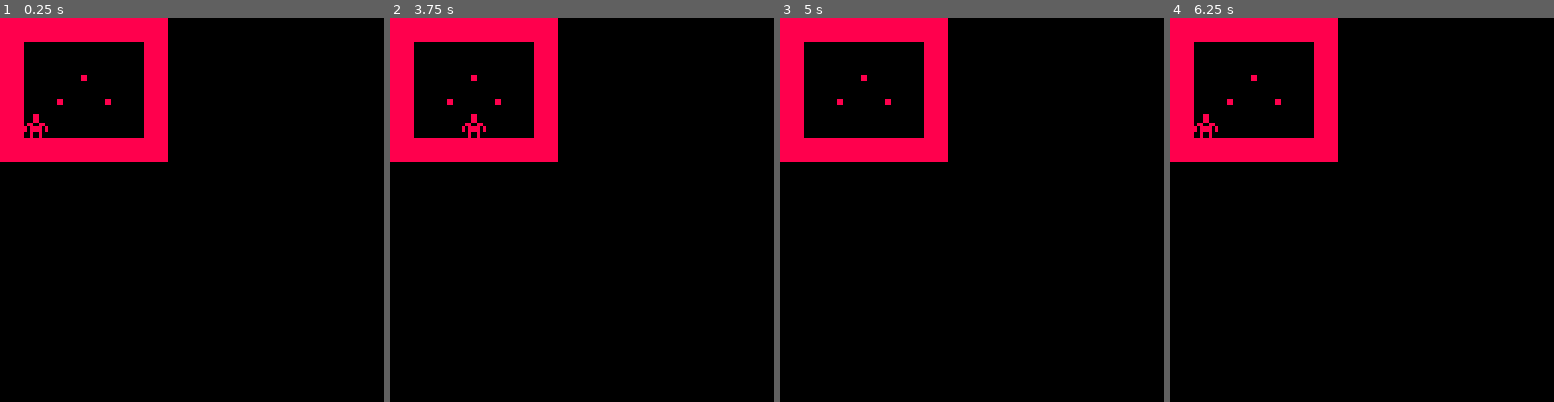
Above: before the commit, frames 1-4 (left to right).
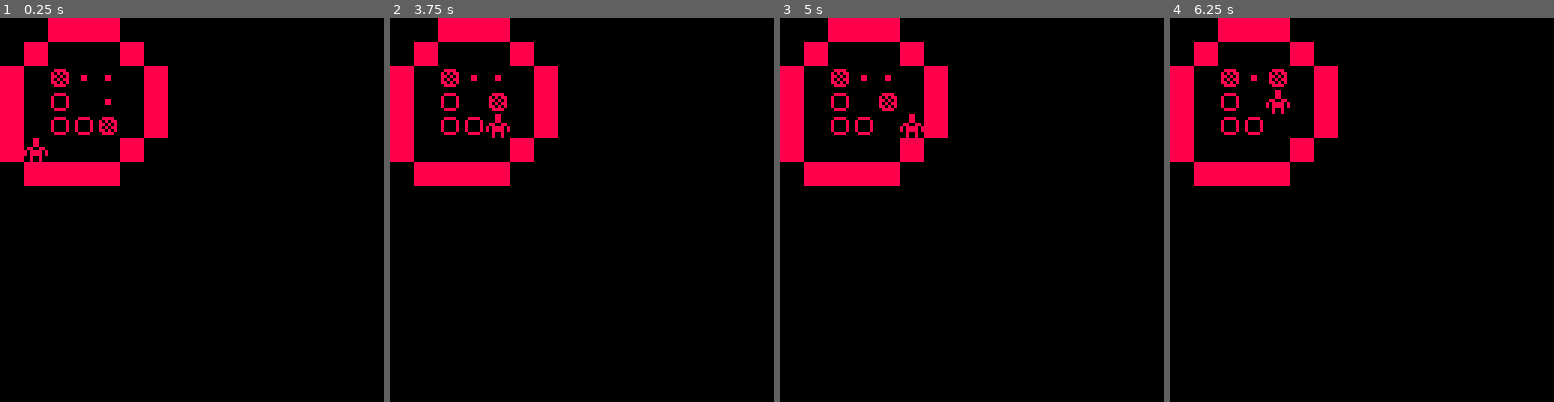
Above: after the commit, the same moments.

Repository: monsieurluge/pico8
Game: PICO-8 cartridge test.p8
The game is run twice, just before and just after one commit, with the same random seed, the same clock (stepped at 60 frames per second) and the same inputs.
Inputs:
- Up to frame 1 (0.25 s): no input
- Up to frame 2 (3.75 s): hold Left 1.97-2.37 s; hold Down 2.42-2.82 s; hold Right 2.87-3.53 s; hold Up from 3.58 s (still down)
- Up to frame 3 (5 s): release Up at 4.08 s; hold Right 4.13-4.53 s; hold Down from 4.58 s (still down)
- Up to frame 4 (6.25 s): release Down at 5.08 s; hold Left 5.13-5.8 s; hold Up 5.85-6.18 s; hold Left from 6.23 s (still down)

The runs differ from the first frame. In frame 1, 7.3% of the frame differs, in the area x 0-44%, y 0-44%; in frame 2, 7.5%; in frame 3, 7.4%; in frame 4, 7.6%.

Commit message:
make something horrible

Diff:
--- a/test.p8
+++ b/test.p8
@@ -10,30 +10,30 @@
 function _update()
   if btnp(0) then
     move(
-      level,
-      level.player.position,
-      {x=-1,y=0}
+      level.player,
+      {x=-1,y=0},
+      level
     )
   end
   if btnp(1) then
     move(
-      level,
-      level.player.position,
-      {x=1,y=0}
+      level.player,
+      {x=1,y=0},
+      level
     )
   end
   if btnp(2) then
     move(
-      level,
-      level.player.position,
-      {x=0,y=-1}
+      level.player,
+      {x=0,y=-1},
+      level
     )
   end
   if btnp(3) then
     move(
-      level,
-      level.player.position,
-      {x=0,y=1}
+      level.player,
+      {x=0,y=1},
+      level
     )
   end
 end
@@ -41,7 +41,7 @@
 function _draw()
   cls()
   draw_level(level)
-  draw_player(level.player.position)
+  draw_player(level.player)
 end
 
 -- levels ---------------------
@@ -55,7 +55,7 @@
     level.x = 0
     level.y = 0
     level.width = 7
-    level.height = 6
+    level.height = 7
   end
 
   self:content(level)
@@ -71,26 +71,51 @@
       local tile = mget(x,y)
       if tile == 1 then
         level.player = {
+          player = true,
           position = {x=x,y=y}
         }
       end
-      if tile == 4 then
+      if tile == 2 then
+        level.content[x][y] = {
+          sprite = 2,
+          player = false,
+          moveable = true,
+          traversable = false,
+          wall = false,
+          position = {x=x,y=y}
+        }
+      elseif tile == 3 then
+        level.content[x][y] = {
+          sprite = 3,
+          player = false,
+          moveable = true,
+          traversable = false,
+          wall = false,
+          position = {x=x,y=y}
+        }
+      elseif tile == 4 then
         level.content[x][y] = {
           sprite = 4,
+          player = false,
           moveable = false,
-          traversable = true
+          traversable = true,
+          wall = false
         }
       elseif tile == 5 then
         level.content[x][y] = {
           sprite = 5,
+          player = false,
           moveable = false,
-          traversable = false
+          traversable = false,
+          wall = true
         }
       else
         level.content[x][y] = {
           sprite = 0,
+          player = false,
           moveable = false,
-          traversable = true
+          traversable = true,
+          wall = false
         }
       end
     end
@@ -108,19 +133,84 @@
   end
 end
 
-function draw_player(pos)
-  spr(1,pos.x * 8,pos.y * 8)
-end
-
-function move(level,pos,delta)
-  if can_move(level,pos,delta) then
-    level.player.position.x += delta.x
-    level.player.position.y += delta.y
-  end
-end
-
-function can_move(level,pos,delta)
-  return true
+function draw_player(player)
+  spr(
+    1,
+    player.position.x * 8,
+    player.position.y * 8
+  )
+end
+
+function move(sprite,delta,level)
+  if can_move(sprite,delta,level) then
+    if sprite.player then
+      sprite.position.x += delta.x
+      sprite.position.y += delta.y
+    else
+      local next = next_tile(sprite.position,delta,level)
+      if next.sprite == 4 then
+        sprite.sprite = 3
+        level.content[sprite.position.x][sprite.position.y] = {
+          sprite = 0,
+          player = false,
+          moveable = false,
+          traversable = true,
+          wall = false
+        }
+      else
+        sprite.sprite = 2
+        level.content[sprite.position.x][sprite.position.y] = {
+          sprite = 4,
+          player = false,
+          moveable = false,
+          traversable = true,
+          wall = false
+        }
+      end
+      sprite.position.x += delta.x
+      sprite.position.y += delta.y
+      level.content[sprite.position.x][sprite.position.y] = sprite
+    end
+  end
+end
+
+function can_move(sprite,delta,level)
+  local pos = sprite.position
+  local nextpos = {
+    x = pos.x + delta.x,
+    y = pos.y + delta.y
+  }
+  if nextpos.x < 0
+  or nextpos.x > level.width - 1
+  or nextpos.y < 0
+  or nextpos.y > level.height - 1
+  then
+    return false
+  end
+  local next = next_tile(pos,delta,level)
+  if next.wall then
+    return false
+  end
+  if next.traversable then
+    return true
+  end
+  if next.moveable then
+    if not sprite.player then
+      return false
+    end
+    if can_move(next,delta,level) then
+      move(next,delta,level)
+      return true
+    else
+      return false
+    end
+  else
+    return true
+  end
+end
+
+function next_tile(position,delta,level)
+  return level.content[position.x + delta.x][position.y + delta.y]
 end
 __gfx__
 00000000000880000000000000000000000000008888888800000000000000000000000000000000000000000000000000000000000000000000000000000000
@@ -256,165 +346,165 @@
 0000000000000000000000000000000000000000000000000000000000000000000000000000000000000000000000000000000000000000000000000000000000000000000000000000000000000000000000000000000000000000000000000000000000000000000000000000000000000000000000000000000000000000
 0000000000000000000000000000000000000000000000000000000000000000000000000000000000000000000000000000000000000000000000000000000000000000000000000000000000000000000000000000000000000000000000000000000000000000000000000000000000000000000000000000000000000000
 __map__
-0505050505050500000000000000000000000000000000000000000000000000000000000000000000000000000000000000000000000000000000000000000000000000000000000000000000000000000000000000000000000000000000000000000000000000000000000000000000000000000000000000000000000000
-0500000000000500000000000000000000000000000000000000000000000000000000000000000000000000000000000000000000000000000000000000000000000000000000000000000000000000000000000000000000000000000000000000000000000000000000000000000000000000000000000000000000000000
-0500020402000500000000000000000000000000000000000000000000000000000000000000000000000000000000000000000000000000000000000000000000000000000000000000000000000000000000000000000000000000000000000000000000000000000000000000000000000000000000000000000000000000
-0500040204000500000000000000000000000000000000000000000000000000000000000000000000000000000000000000000000000000000000000000000000000000000000000000000000000000000000000000000000000000000000000000000000000000000000000000000000000000000000000000000000000000
-0501000000000500000000000000000000000000000000000000000000000000000000000000000000000000000000000000000000000000000000000000000000000000000000000000000000000000000000000000000000000000000000000000000000000000000000000000000000000000000000000000000000000000
-0505050505050500000000000000000000000000000000000000000000000000000000000000000000000000000000000000000000000000000000000000000000000000000000000000000000000000000000000000000000000000000000000000000000000000000000000000000000000000000000000000000000000000
-0000000000000000000000000000000000000000000000000000000000000000000000000000000000000000000000000000000000000000000000000000000000000000000000000000000000000000000000000000000000000000000000000000000000000000000000000000000000000000000000000000000000000000
-0000000000000000000000000000000000000000000000000000000000000000000000000000000000000000000000000000000000000000000000000000000000000000000000000000000000000000000000000000000000000000000000000000000000000000000000000000000000000000000000000000000000000000
-0000000000000000000000000000000000000000000000000000000000000000000000000000000000000000000000000000000000000000000000000000000000000000000000000000000000000000000000000000000000000000000000000000000000000000000000000000000000000000000000000000000000000000
-0000000000000000000000000000000000000000000000000000000000000000000000000000000000000000000000000000000000000000000000000000000000000000000000000000000000000000000000000000000000000000000000000000000000000000000000000000000000000000000000000000000000000000
-0000000000000000000000000000000000000000000000000000000000000000000000000000000000000000000000000000000000000000000000000000000000000000000000000000000000000000000000000000000000000000000000000000000000000000000000000000000000000000000000000000000000000000
-0000000000000000000000000000000000000000000000000000000000000000000000000000000000000000000000000000000000000000000000000000000000000000000000000000000000000000000000000000000000000000000000000000000000000000000000000000000000000000000000000000000000000000
-0000000000000000000000000000000000000000000000000000000000000000000000000000000000000000000000000000000000000000000000000000000000000000000000000000000000000000000000000000000000000000000000000000000000000000000000000000000000000000000000000000000000000000
-0000000000000000000000000000000000000000000000000000000000000000000000000000000000000000000000000000000000000000000000000000000000000000000000000000000000000000000000000000000000000000000000000000000000000000000000000000000000000000000000000000000000000000
-0000000000000000000000000000000000000000000000000000000000000000000000000000000000000000000000000000000000000000000000000000000000000000000000000000000000000000000000000000000000000000000000000000000000000000000000000000000000000000000000000000000000000000
-0000000000000000000000000000000000000000000000000000000000000000000000000000000000000000000000000000000000000000000000000000000000000000000000000000000000000000000000000000000000000000000000000000000000000000000000000000000000000000000000000000000000000000
-0000000000000000000000000000000000000000000000000000000000000000000000000000000000000000000000000000000000000000000000000000000000000000000000000000000000000000000000000000000000000000000000000000000000000000000000000000000000000000000000000000000000000000
-0000000000000000000000000000000000000000000000000000000000000000000000000000000000000000000000000000000000000000000000000000000000000000000000000000000000000000000000000000000000000000000000000000000000000000000000000000000000000000000000000000000000000000
-0000000000000000000000000000000000000000000000000000000000000000000000000000000000000000000000000000000000000000000000000000000000000000000000000000000000000000000000000000000000000000000000000000000000000000000000000000000000000000000000000000000000000000
-0000000000000000000000000000000000000000000000000000000000000000000000000000000000000000000000000000000000000000000000000000000000000000000000000000000000000000000000000000000000000000000000000000000000000000000000000000000000000000000000000000000000000000
-0000000000000000000000000000000000000000000000000000000000000000000000000000000000000000000000000000000000000000000000000000000000000000000000000000000000000000000000000000000000000000000000000000000000000000000000000000000000000000000000000000000000000000
-0000000000000000000000000000000000000000000000000000000000000000000000000000000000000000000000000000000000000000000000000000000000000000000000000000000000000000000000000000000000000000000000000000000000000000000000000000000000000000000000000000000000000000
-0000000000000000000000000000000000000000000000000000000000000000000000000000000000000000000000000000000000000000000000000000000000000000000000000000000000000000000000000000000000000000000000000000000000000000000000000000000000000000000000000000000000000000
-0000000000000000000000000000000000000000000000000000000000000000000000000000000000000000000000000000000000000000000000000000000000000000000000000000000000000000000000000000000000000000000000000000000000000000000000000000000000000000000000000000000000000000
-0000000000000000000000000000000000000000000000000000000000000000000000000000000000000000000000000000000000000000000000000000000000000000000000000000000000000000000000000000000000000000000000000000000000000000000000000000000000000000000000000000000000000000
-0000000000000000000000000000000000000000000000000000000000000000000000000000000000000000000000000000000000000000000000000000000000000000000000000000000000000000000000000000000000000000000000000000000000000000000000000000000000000000000000000000000000000000
-0000000000000000000000000000000000000000000000000000000000000000000000000000000000000000000000000000000000000000000000000000000000000000000000000000000000000000000000000000000000000000000000000000000000000000000000000000000000000000000000000000000000000000
-0000000000000000000000000000000000000000000000000000000000000000000000000000000000000000000000000000000000000000000000000000000000000000000000000000000000000000000000000000000000000000000000000000000000000000000000000000000000000000000000000000000000000000
-0000000000000000000000000000000000000000000000000000000000000000000000000000000000000000000000000000000000000000000000000000000000000000000000000000000000000000000000000000000000000000000000000000000000000000000000000000000000000000000000000000000000000000
-0000000000000000000000000000000000000000000000000000000000000000000000000000000000000000000000000000000000000000000000000000000000000000000000000000000000000000000000000000000000000000000000000000000000000000000000000000000000000000000000000000000000000000
-0000000000000000000000000000000000000000000000000000000000000000000000000000000000000000000000000000000000000000000000000000000000000000000000000000000000000000000000000000000000000000000000000000000000000000000000000000000000000000000000000000000000000000
-0000000000000000000000000000000000000000000000000000000000000000000000000000000000000000000000000000000000000000000000000000000000000000000000000000000000000000000000000000000000000000000000000000000000000000000000000000000000000000000000000000000000000000
-…(130 lines of a section not shown)…
+0000050505000000000000000000000000000000000000000000000000000000000000000000000000000000000000000000000000000000000000000000000000000000000000000000000000000000000000000000000000000000000000000000000000000000000000000000000000000000000000000000000000000000
+0005000000050000000000000000000000000000000000000000000000000000000000000000000000000000000000000000000000000000000000000000000000000000000000000000000000000000000000000000000000000000000000000000000000000000000000000000000000000000000000000000000000000000
+0500030404000500000000000000000000000000000000000000000000000000000000000000000000000000000000000000000000000000000000000000000000000000000000000000000000000000000000000000000000000000000000000000000000000000000000000000000000000000000000000000000000000000
+0500020004000500000000000000000000000000000000000000000000000000000000000000000000000000000000000000000000000000000000000000000000000000000000000000000000000000000000000000000000000000000000000000000000000000000000000000000000000000000000000000000000000000
+0500020203000500000000000000000000000000000000000000000000000000000000000000000000000000000000000000000000000000000000000000000000000000000000000000000000000000000000000000000000000000000000000000000000000000000000000000000000000000000000000000000000000000
+0501000000050000000000000000000000000000000000000000000000000000000000000000000000000000000000000000000000000000000000000000000000000000000000000000000000000000000000000000000000000000000000000000000000000000000000000000000000000000000000000000000000000000
+0005050505000000000000000000000000000000000000000000000000000000000000000000000000000000000000000000000000000000000000000000000000000000000000000000000000000000000000000000000000000000000000000000000000000000000000000000000000000000000000000000000000000000
+0000000000000000000000000000000000000000000000000000000000000000000000000000000000000000000000000000000000000000000000000000000000000000000000000000000000000000000000000000000000000000000000000000000000000000000000000000000000000000000000000000000000000000
+0000000000000000000000000000000000000000000000000000000000000000000000000000000000000000000000000000000000000000000000000000000000000000000000000000000000000000000000000000000000000000000000000000000000000000000000000000000000000000000000000000000000000000
+0000000000000000000000000000000000000000000000000000000000000000000000000000000000000000000000000000000000000000000000000000000000000000000000000000000000000000000000000000000000000000000000000000000000000000000000000000000000000000000000000000000000000000
+0000000000000000000000000000000000000000000000000000000000000000000000000000000000000000000000000000000000000000000000000000000000000000000000000000000000000000000000000000000000000000000000000000000000000000000000000000000000000000000000000000000000000000
+0000000000000000000000000000000000000000000000000000000000000000000000000000000000000000000000000000000000000000000000000000000000000000000000000000000000000000000000000000000000000000000000000000000000000000000000000000000000000000000000000000000000000000
+0000000000000000000000000000000000000000000000000000000000000000000000000000000000000000000000000000000000000000000000000000000000000000000000000000000000000000000000000000000000000000000000000000000000000000000000000000000000000000000000000000000000000000
+0000000000000000000000000000000000000000000000000000000000000000000000000000000000000000000000000000000000000000000000000000000000000000000000000000000000000000000000000000000000000000000000000000000000000000000000000000000000000000000000000000000000000000
+0000000000000000000000000000000000000000000000000000000000000000000000000000000000000000000000000000000000000000000000000000000000000000000000000000000000000000000000000000000000000000000000000000000000000000000000000000000000000000000000000000000000000000
+0000000000000000000000000000000000000000000000000000000000000000000000000000000000000000000000000000000000000000000000000000000000000000000000000000000000000000000000000000000000000000000000000000000000000000000000000000000000000000000000000000000000000000
+0000000000000000000000000000000000000000000000000000000000000000000000000000000000000000000000000000000000000000000000000000000000000000000000000000000000000000000000000000000000000000000000000000000000000000000000000000000000000000000000000000000000000000
+0000000000000000000000000000000000000000000000000000000000000000000000000000000000000000000000000000000000000000000000000000000000000000000000000000000000000000000000000000000000000000000000000000000000000000000000000000000000000000000000000000000000000000
+0000000000000000000000000000000000000000000000000000000000000000000000000000000000000000000000000000000000000000000000000000000000000000000000000000000000000000000000000000000000000000000000000000000000000000000000000000000000000000000000000000000000000000
+0000000000000000000000000000000000000000000000000000000000000000000000000000000000000000000000000000000000000000000000000000000000000000000000000000000000000000000000000000000000000000000000000000000000000000000000000000000000000000000000000000000000000000
+0000000000000000000000000000000000000000000000000000000000000000000000000000000000000000000000000000000000000000000000000000000000000000000000000000000000000000000000000000000000000000000000000000000000000000000000000000000000000000000000000000000000000000
+0000000000000000000000000000000000000000000000000000000000000000000000000000000000000000000000000000000000000000000000000000000000000000000000000000000000000000000000000000000000000000000000000000000000000000000000000000000000000000000000000000000000000000
+0000000000000000000000000000000000000000000000000000000000000000000000000000000000000000000000000000000000000000000000000000000000000000000000000000000000000000000000000000000000000000000000000000000000000000000000000000000000000000000000000000000000000000
+0000000000000000000000000000000000000000000000000000000000000000000000000000000000000000000000000000000000000000000000000000000000000000000000000000000000000000000000000000000000000000000000000000000000000000000000000000000000000000000000000000000000000000
+0000000000000000000000000000000000000000000000000000000000000000000000000000000000000000000000000000000000000000000000000000000000000000000000000000000000000000000000000000000000000000000000000000000000000000000000000000000000000000000000000000000000000000
+0000000000000000000000000000000000000000000000000000000000000000000000000000000000000000000000000000000000000000000000000000000000000000000000000000000000000000000000000000000000000000000000000000000000000000000000000000000000000000000000000000000000000000
+0000000000000000000000000000000000000000000000000000000000000000000000000000000000000000000000000000000000000000000000000000000000000000000000000000000000000000000000000000000000000000000000000000000000000000000000000000000000000000000000000000000000000000
+0000000000000000000000000000000000000000000000000000000000000000000000000000000000000000000000000000000000000000000000000000000000000000000000000000000000000000000000000000000000000000000000000000000000000000000000000000000000000000000000000000000000000000
+0000000000000000000000000000000000000000000000000000000000000000000000000000000000000000000000000000000000000000000000000000000000000000000000000000000000000000000000000000000000000000000000000000000000000000000000000000000000000000000000000000000000000000
+0000000000000000000000000000000000000000000000000000000000000000000000000000000000000000000000000000000000000000000000000000000000000000000000000000000000000000000000000000000000000000000000000000000000000000000000000000000000000000000000000000000000000000
+0000000000000000000000000000000000000000000000000000000000000000000000000000000000000000000000000000000000000000000000000000000000000000000000000000000000000000000000000000000000000000000000000000000000000000000000000000000000000000000000000000000000000000
+0000000000000000000000000000000000000000000000000000000000000000000000000000000000000000000000000000000000000000000000000000000000000000000000000000000000000000000000000000000000000000000000000000000000000000000000000000000000000000000000000000000000000000
+…(130 lines of a section not shown)…
